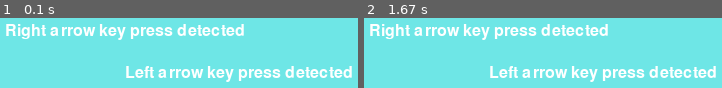
Above: before the commit, frames 1-2 (left to right).
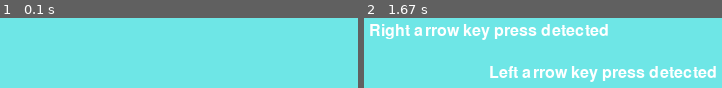
Above: after the commit, the same moments.

Repository: SauliusLuk/python_crash_course
Game: pygame game, started from 12_pygame/keys.py
The game is run twice, just before and just after one commit, with the same random seed, the same clock (stepped at 60 frames per second) and the same inputs.
Inputs:
- Up to frame 1 (0.1 s): no input
- Up to frame 2 (1.67 s): hold Right 0.33-0.8 s; hold Left from 1.33 s (still down)

The runs differ from the first frame. In frame 1, 11% of the frame differs, in the area x 1-99%, y 8-92%; in frame 2, nothing differs.

Commit message:
12-5 keys exercise

Diff:
--- a/12_pygame/keys.py
+++ b/12_pygame/keys.py
@@ -17,11 +17,14 @@
         self.message_right = self.font.render("Right arrow key press detected", True, (255, 255, 255))
         self.message_left = self.font.render("Left arrow key press detected", True, (255, 255, 255))
 
+        self.keydown_detected = False
+
     def run_screen(self):
         while True:
             self._check_events()
             self.screen.fill(self.settings.bg_color)
-            self._blit_messages() # Blit messages onto the screen
+            if self.keydown_detected:
+                self._blit_messages() # Blit messages onto the screen
             pygame.display.flip()
 
 
@@ -32,15 +35,19 @@
             elif event.type == pygame.KEYDOWN:
                 if event.key == pygame.K_RIGHT:
                     print("Right arrow key press detected")
+                    self.keydown_detected = True
                 elif event.key == pygame.K_LEFT:
                     print("Left arrow key press detected")
+                    self.keydown_detected = True
 
     def _blit_messages(self):
         message_right_rect = self.message_right.get_rect()
         message_left_rect = self.message_left.get_rect()
 
-        message_right_rect.center = (self.settings.screen_width // 2, self.settings.screen_height // 2 - message_right_rect.height)
-        message_left_rect = (self.settings.screen_width // 2, self.settings.screen_height // 2 + message_left_rect.height)
+        message_right_rect.center = (
+            self.settings.screen_width // 2, self.settings.screen_height // 2 - message_right_rect.height)
+        message_left_rect = (
+            self.settings.screen_width // 2, self.settings.screen_height // 2 + message_left_rect.height)
 
         self.screen.blit(self.message_right, message_right_rect) # Blit the messages onto the screen at desired positions
         self.screen.blit(self.message_left, message_left_rect)
--- /dev/null
+++ b/12_pygame/keys_2.py
@@ -0,0 +1,36 @@
+import sys
+import pygame
+from pygame.locals import *
+
+class EmptyScreen:
+    def __init__(self):
+        pygame.init()
+        self.screen = pygame.display.set_mode((800, 800))
+        pygame.display.set_caption('Empty screen')
+        self.bg_color = (110, 230, 230)
+        self.font = pygame.font.Font(None, 24)
+        self.message = ""
+
+    def run_screen(self):
+        while True:
+            self._check_events()
+            self.screen.fill(self.bg_color)
+            self._blit_message()
+            pygame.display.flip()
+
+    def _check_events(self):
+        for event in pygame.event.get():
+            if event.type == pygame.QUIT:
+                sys.exit()
+            elif event.type == pygame.KEYDOWN:
+                self.message = f"Key '{pygame.key.name(event.key)}' pressed"
+
+    def _blit_message(self):
+        text_surface = self.font.render(self.message, True, (255, 255, 255))
+        text_rect = text_surface.get_rect()
+        text_rect.center = (self.screen.get_width() // 2, self.screen.get_height() // 2)
+        self.screen.blit(text_surface, text_rect)
+
+if __name__ == '__main__':
+    es = EmptyScreen()
+    es.run_screen()
